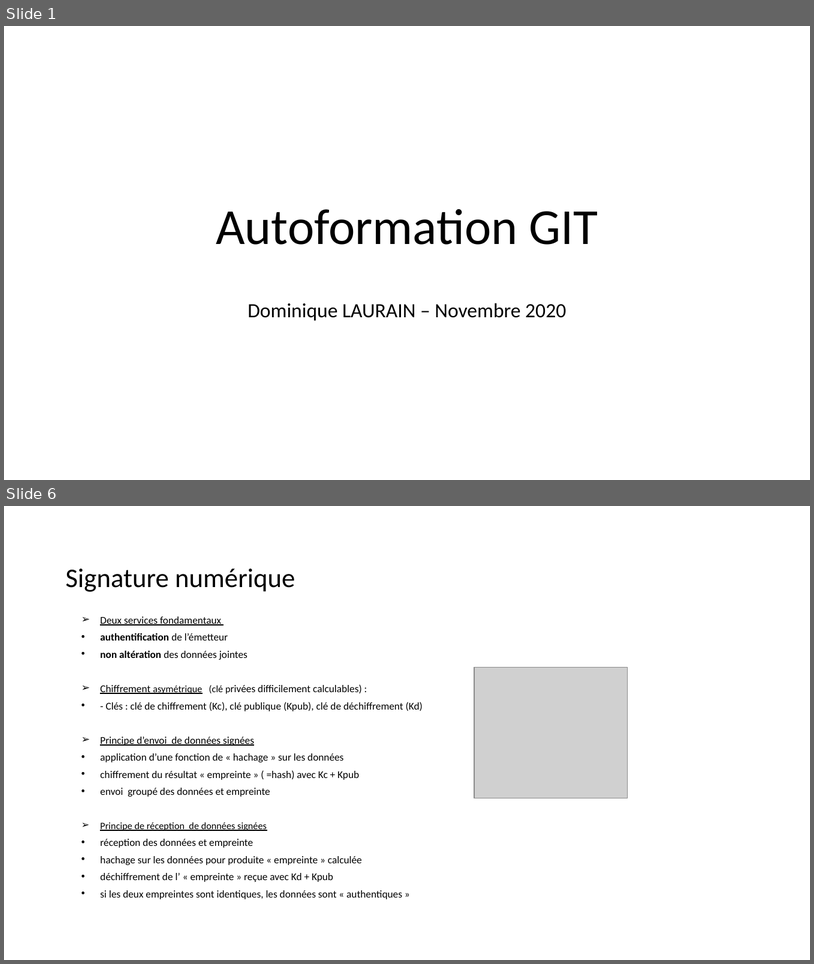
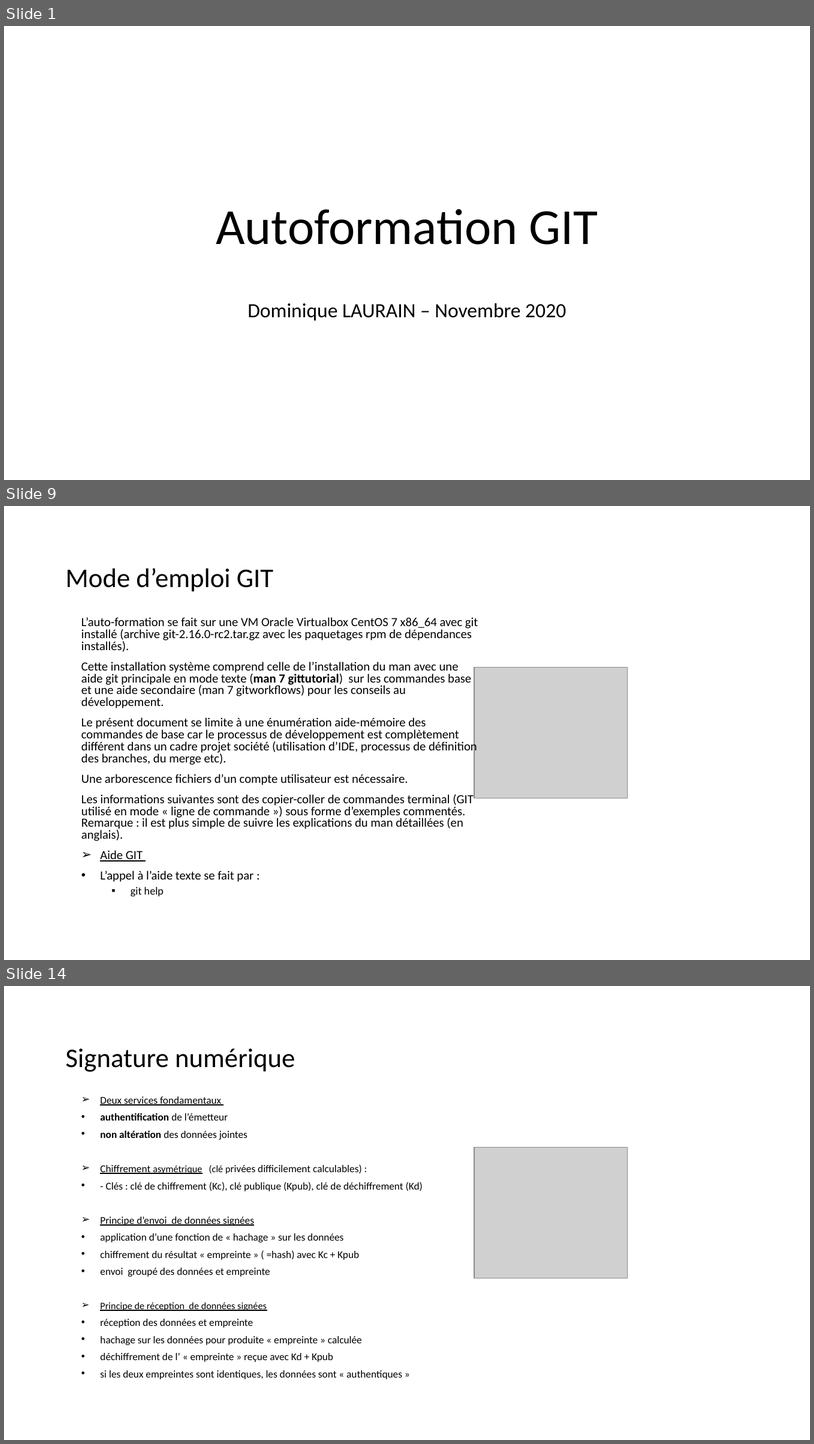
Before and after one commit to dominiquelaurain/fastecdsa, a slide deck: docs/Autoformation_Git.pptx. Shown one above the other, each under a label of ours: slides 1 and 6 before the commit, slides 1, 9 and 14 after it; the slides between them are not shown. The pictures are 814x964 and 814x1444 pixels, drawn with LibreOffice and Linux fonts; fonts in the diff are those of the drawing; grey boxes stand for pictures. Boxes give left, top, right and bottom in pixels: in the first picture for what was removed or moved away, otherwise in the second. Text is boxed around its words. In the diff, an @@ line names an element or a change of style, - is before the commit and + after.

```diff
--- a/docs/Autoformation_Git.pptx
+++ b/docs/Autoformation_Git.pptx
@@ slide 9 added at <box>4,506,810,960</box>, background #FFFFFF @@
@@ title added at <box>66,568,273,592</box>, 32 pt, text #000000 @@
+Mode d’emploi GIT
@@ text added at <box>81,617,478,896</box>, 14.8 pt, text #000000 @@
+L’auto-formation se fait sur une VM Oracle Virtualbox CentOS 7 x86_64 avec git installé (archive git-2.16.0-rc2.tar.gz avec les paquetages rpm de dépendances installés).
+Cette installation système comprend celle de l’installation du man avec une aide git principale en mode texte (man 7 gittutorial) sur les commandes base et une aide secondaire (man 7 gitworkflows) pour les conseils au développement.
+Le présent document se limite à une énumération aide-mémoire des commandes de base car le processus de développement est complètement différent dans un cadre projet société (utilisation d’IDE, processus de définition des branches, du merge etc).
+Une arborescence fichiers d’un compte utilisateur est nécessaire.
+Les informations suivantes sont des copier-coller de commandes terminal (GIT utilisé en mode « ligne de commande ») sous forme d’exemples commentés. Remarque : il est plus simple de suivre les explications du man détaillées (en anglais).
+➢ Aide GIT
+• L’appel à l’aide texte se fait par :
+  ▪ git help
@@ picture added at <box>474,667,628,798</box> @@
@@ what was slide 6 is now slide 14 @@
```
Also in this commit, not shown: 4 slides changed, 7 other slides added.
